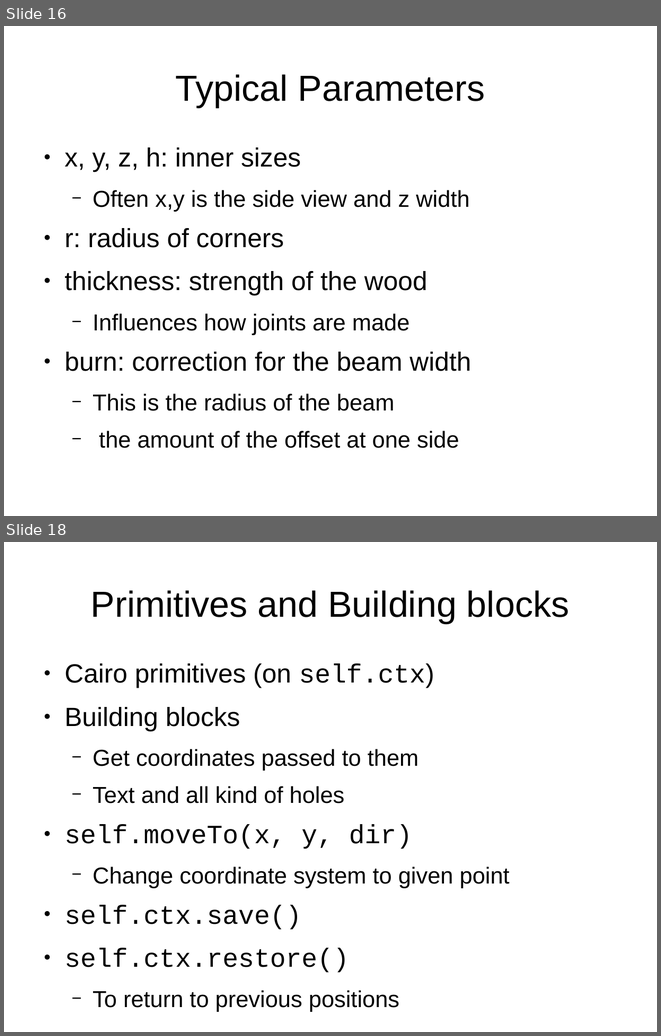
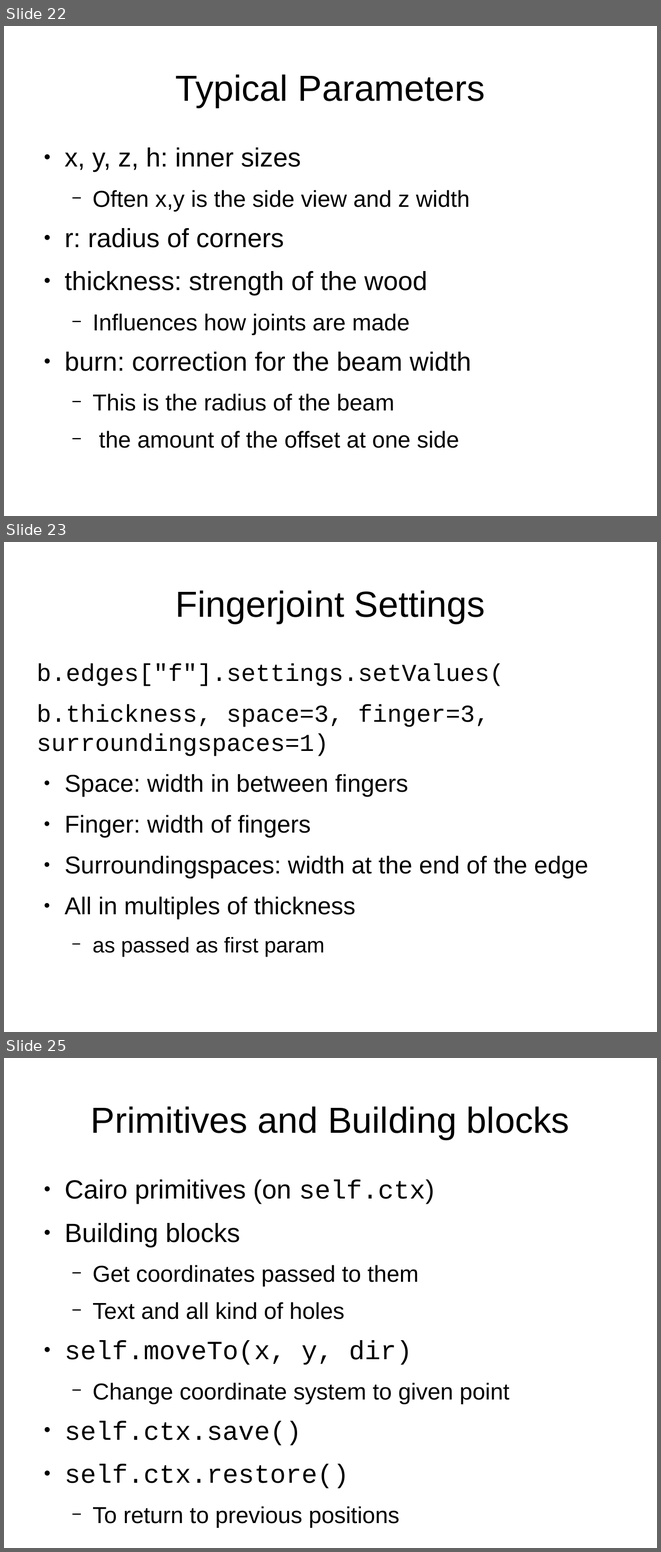
Before and after one commit to florianfesti/boxes, a slide deck: presentation.odp. Shown one above the other, each under a label of ours: slides 16 and 18 before the commit, slides 22, 23 and 25 after it; the slides between them are not shown. The pictures are 661x1036 and 661x1552 pixels, drawn with LibreOffice and Linux fonts; fonts in the diff are those of the drawing. Boxes give left, top, right and bottom in pixels: in the first picture for what was removed or moved away, otherwise in the second. Text is boxed around its words. In the diff, an @@ line names an element or a change of style, - is before the commit and + after.

```diff
--- a/presentation.odp
+++ b/presentation.odp
@@ slide 23 added at (4, 542, 657, 1032), background #FFFFFF @@
@@ title added at (175, 590, 485, 623), 44 pt, text #000000 @@
+Fingerjoint Settings
@@ text added at (37, 663, 588, 956), 29.6 pt, text #000000 @@
+b.edges["f"].settings.setValues(
+b.thickness, space=3, finger=3, surroundingspaces=1)
+● Space: width in between fingers
+● Finger: width of fingers
+● Surroundingspaces: width at the end of the edge
+● All in multiples of thickness
+  − as passed as first param
@@ what was slide 16 is now slide 22 @@
@@ what was slide 18 is now slide 25 @@
```
Also in this commit, not shown: 4 slides changed, 9 other slides added, 2 slides removed.
